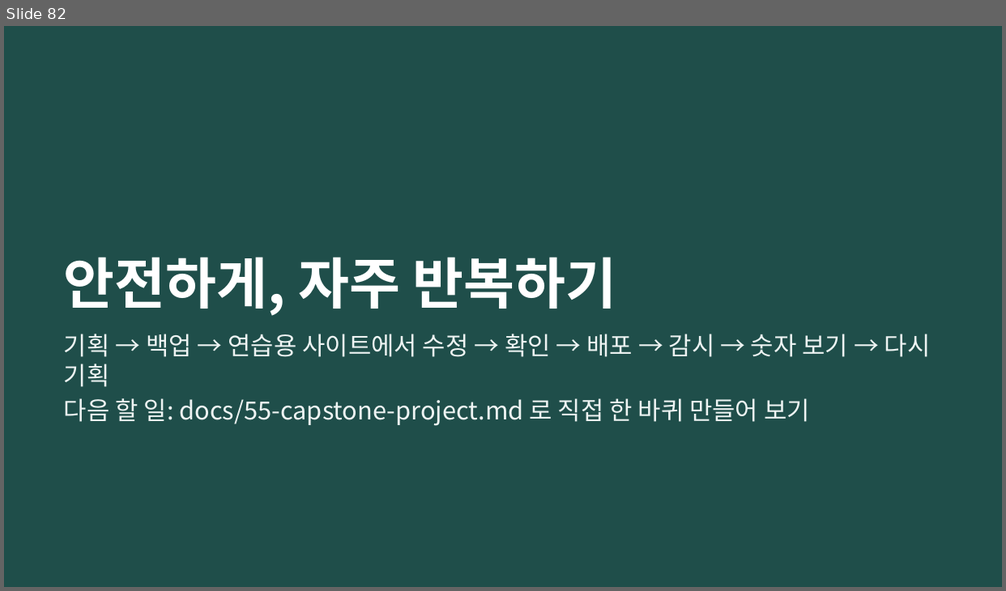
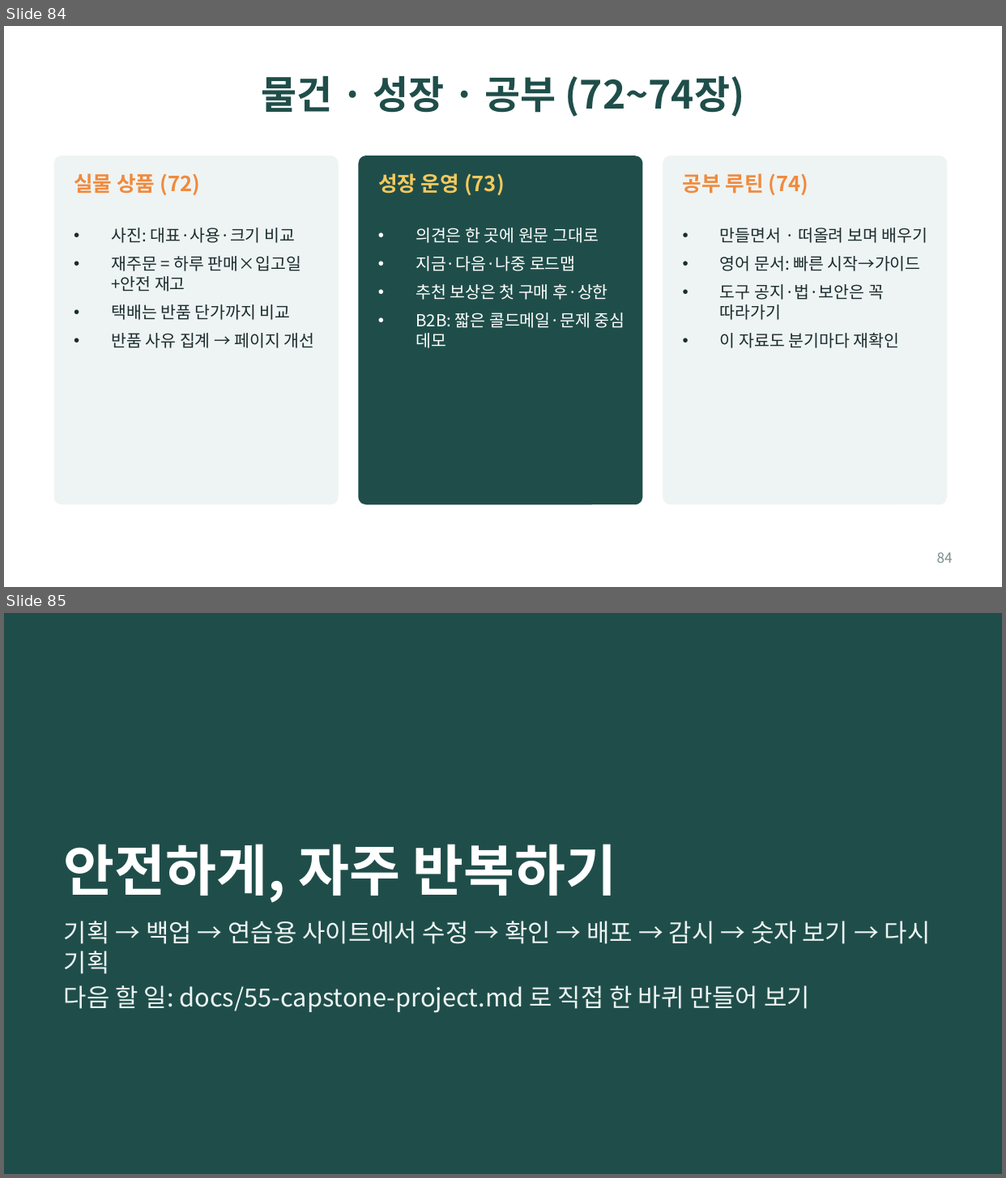
Before and after one commit to bincodin-ko/stanford-study, a slide deck: slides/internet-business-101.pptx. Shown one above the other, each under a label of ours: slide 82 before the commit, slides 84 and 85 after it. The pictures are 1006x591 and 1006x1178 pixels, drawn with LibreOffice and Linux fonts; fonts in the diff are those of the drawing. Boxes give left, top, right and bottom in pixels: in the first picture for what was removed or moved away, otherwise in the second. Text is boxed around its words. In the diff, an @@ line names an element or a change of style, - is before the commit and + after.

```diff
--- a/slides/internet-business-101.pptx
+++ b/slides/internet-business-101.pptx
@@ slide 84 added at [4,26,1002,587], background #FFFFFF @@
@@ title added at [262,76,744,117], 28 pt, text #1F4E4A, bold @@
+물건 · 성장 · 공부 (72~74장)
@@ rounded rectangle added at [54,156,339,505], fill #EEF4F3 @@
@@ rounded rectangle added at [358,156,642,505], fill #1F4E4A @@
@@ rounded rectangle added at [663,156,947,505], fill #EEF4F3 @@
@@ text added at [74,173,200,195], 15 pt, text #F08A3E, bold @@
+실물 상품 (72)
@@ text added at [378,173,505,195], 15 pt, text #F4C95D, bold @@
+성장 운영 (73)
@@ text added at [683,173,809,195], 15 pt, text #F08A3E, bold @@
+공부 루틴 (74)
@@ text added at [111,228,315,348], 12 pt, text #1B2B2E @@
+• 사진: 대표·사용·크기 비교
+• 재주문 = 하루 판매×입고일+안전 재고
+• 택배는 반품 단가까지 비교
+• 반품 사유 집계 → 페이지 개선
@@ text added at [415,228,625,348], 12 pt, text #FFFFFF @@
+• 의견은 한 곳에 원문 그대로
+• 지금·다음·나중 로드맵
+• 추천 보상은 첫 구매 후·상한
+• B2B: 짧은 콜드메일·문제 중심 데모
@@ text added at [720,228,928,348], 12 pt, text #1B2B2E @@
+• 만들면서 · 떠올려 보며 배우기
+• 영어 문서: 빠른 시작→가이드
+• 도구 공지·법·보안은 꼭 따라가기
+• 이 자료도 분기마다 재확인
@@ page number added at [937,552,953,563], 10 pt, text #7A8C8E @@
+84
@@ what was slide 82 is now slide 85 @@
```
Also in this commit, not shown: 2 other slides added, 23 other files.
